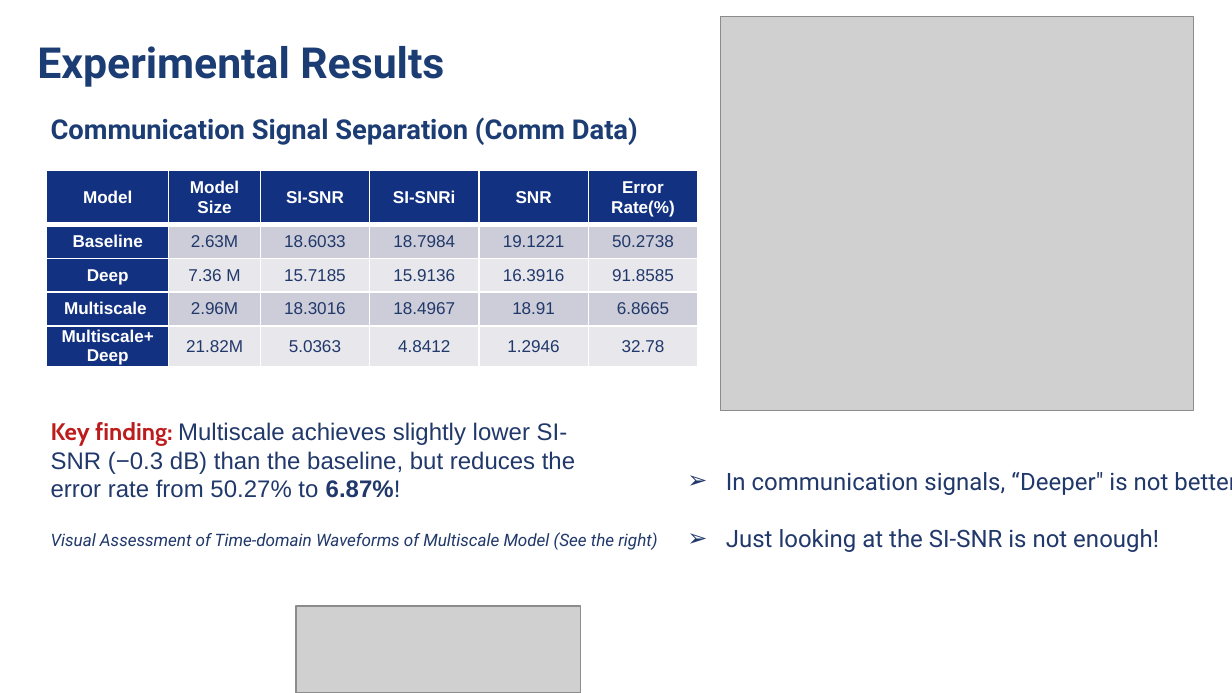
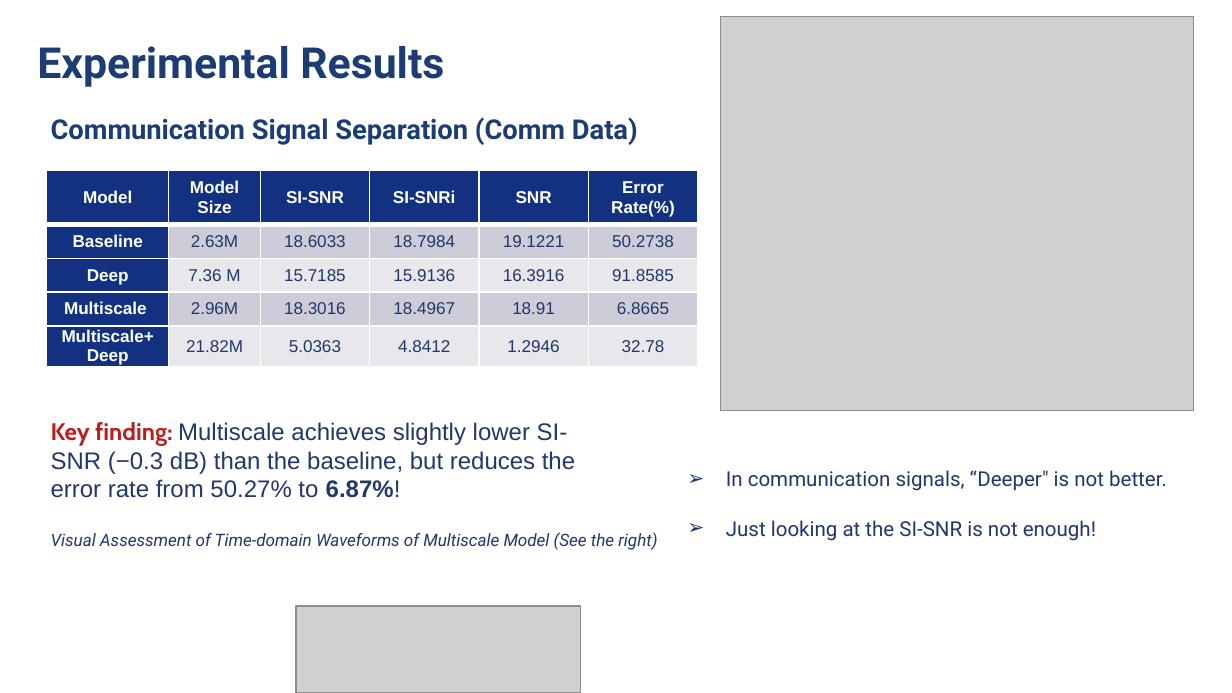
Before and after one commit to Keeper0824/Research-on-Blind-Source-Separation-Based-on-Time-Domain-Masking, a slide deck: slide 10 of Documents/Sun Haoran_2022213462_FinalViva.pptx. Drawn at 1232x693 pixels with LibreOffice and Linux fonts; fonts in the diff are those of the drawing; grey boxes stand for pictures; background and template pictures are left out. Boxes give left, top, right and bottom in pixels: in the first picture for what was removed or moved away, otherwise in the second. Text is boxed around its words. In the diff, an @@ line names an element or a change of style, - is before the commit and + after.

```diff
--- a/Documents/Sun Haoran_2022213462_FinalViva.pptx
+++ b/Documents/Sun Haoran_2022213462_FinalViva.pptx
@@ text "In communication signals, “Deeper" is ..." at (726,470,1167,541): size 14 to 12 pt @@
```
Also in this commit, not shown: 4 other slides changed, 6 other files.
